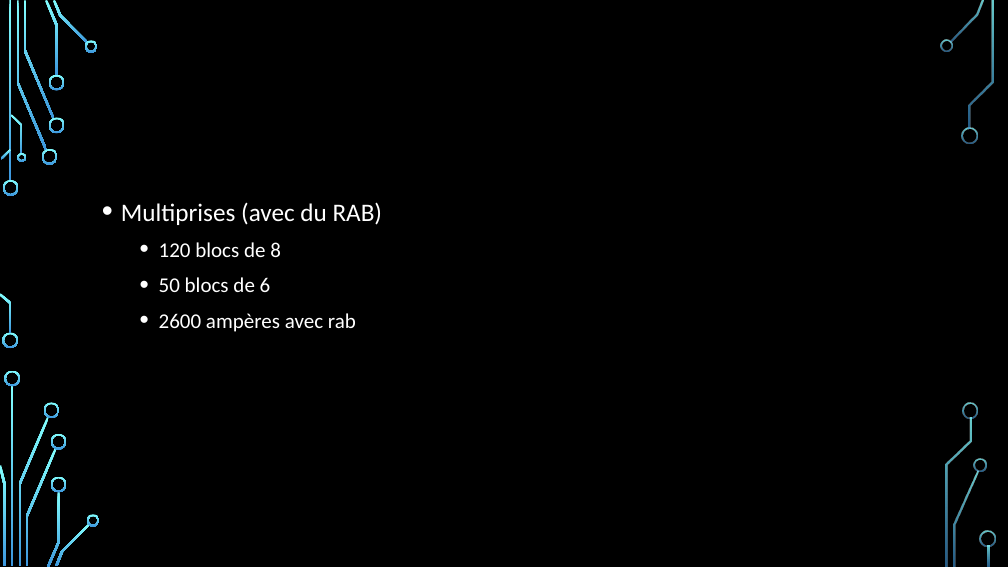
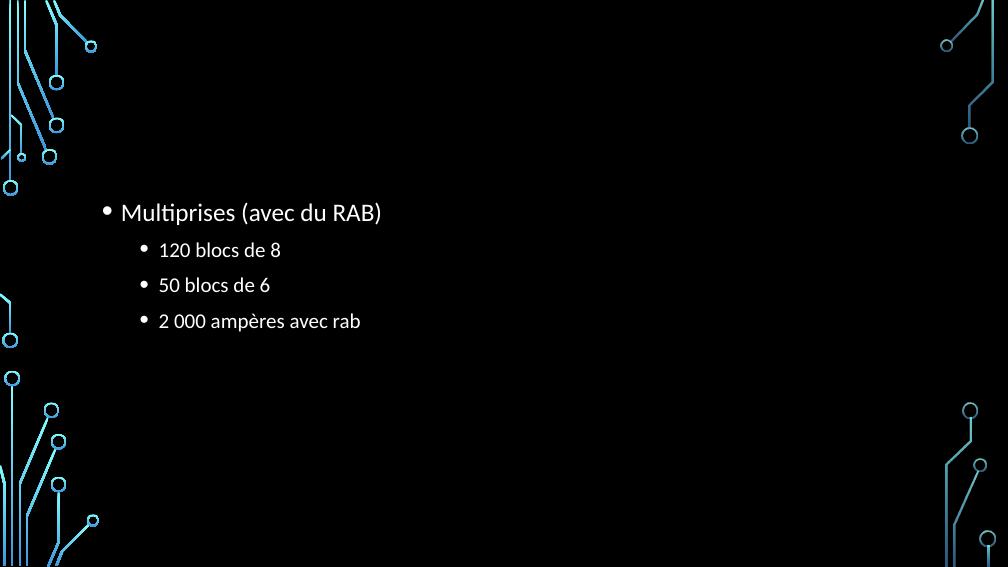
Before and after one commit to Euxiniar/Projet-Exia-Ces-Esport, a slide deck: slide 15 of Présentation projet.pptx. Drawn at 1008x567 pixels with LibreOffice and Linux fonts; fonts in the diff are those of the drawing; background and template pictures are left out. Boxes give left, top, right and bottom in pixels: in the first picture for what was removed or moved away, otherwise in the second. Text is boxed around its words. In the diff, an @@ line names an element or a change of style, - is before the commit and + after.

Commit message:
diapo changement de l'amperage

```diff
--- a/Présentation projet.pptx
+++ b/Présentation projet.pptx
@@ text at [159, 313, 361, 332]: text changed @@
-  • 2600 ampères avec rab
+  • 2 000 ampères avec rab
```
